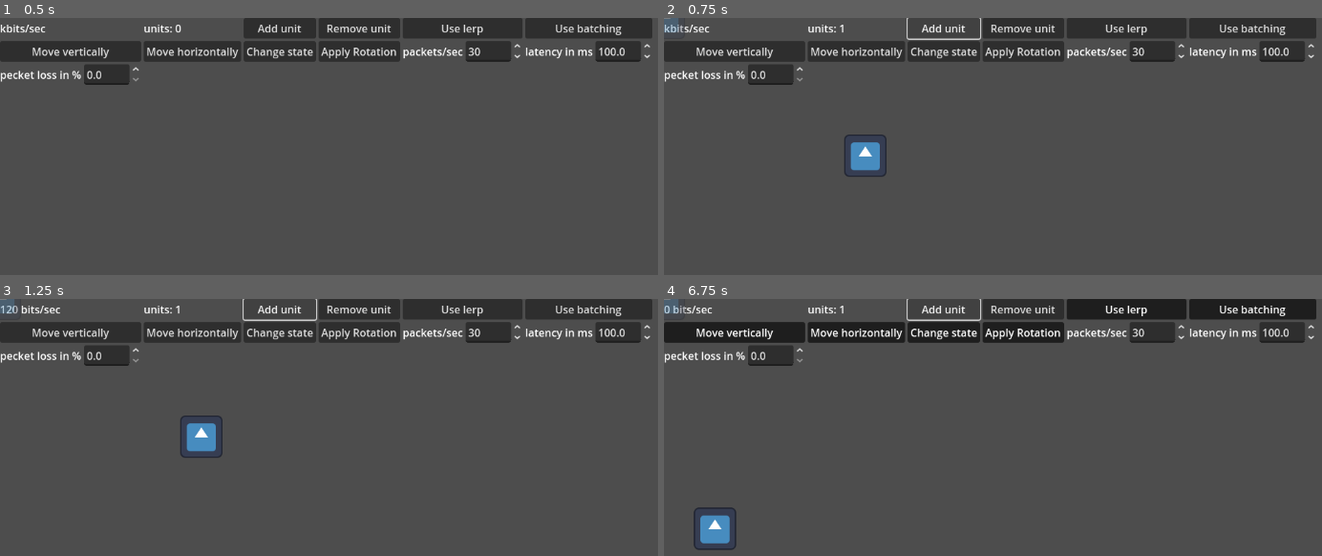
Above: before the commit, frames 1-4 (two rows, left to right).
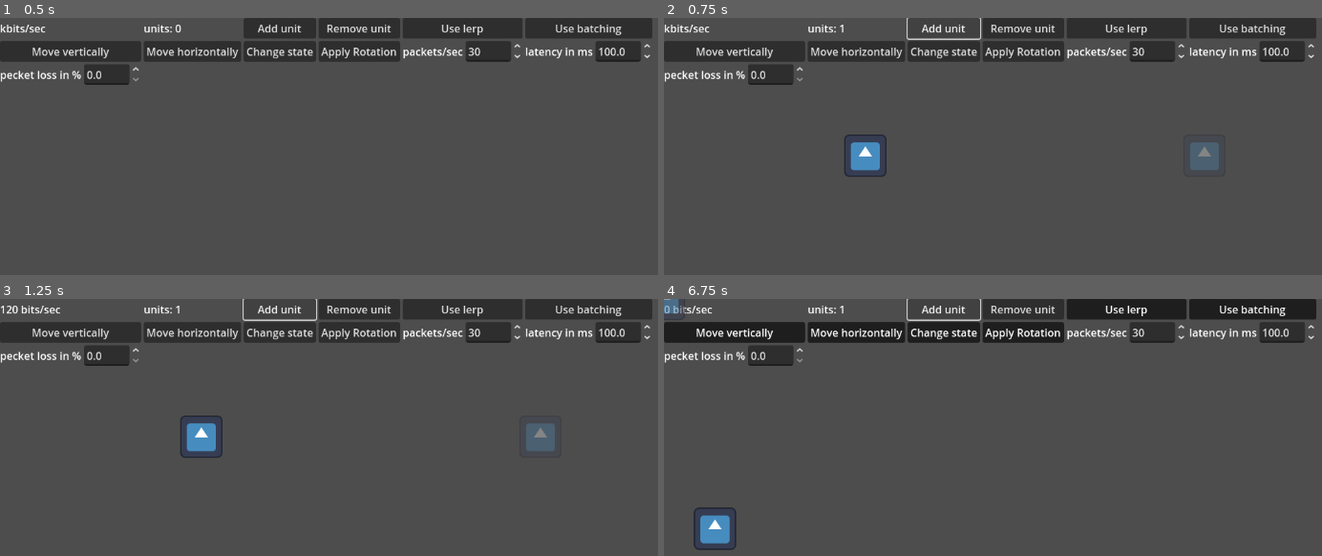
Above: after the commit, the same moments.

Repository: wowtamz/efficient-state-sync
Game: Godot game, scene res://2d/benchmark.tscn
Two runs of this game, one before a commit and one after it. Both use one fixed random seed, a clock stepped at 60 frames per second and the inputs below. The engine's default icon, where the game draws it, is replaced by a stand-in: a white triangle on a blue panel in a dark square.
Inputs:
- Up to frame 1 (0.5 s): no input
- Up to frame 2 (0.75 s): click "Add unit" at 0.5 s
- Up to frame 3 (1.25 s): no input
- Up to frame 4 (6.75 s): click "Remove unit" at 1.25 s; click "Use lerp" at 2 s; click "Use batching" at 2.75 s; click "Move vertically" at 3.5 s; click "Move horizontally" at 4.25 s; click "Change state" at 5 s; click "Apply Rotation" at 5.75 s; click "Add unit" at 6.5 s

Frame 1 is identical in both runs. In frame 2, 0.6% of the frame differs, in the area x 0-85%, y 0-60%; in frame 3, 0.6%; in frame 4, less than 0.1%.

Commit message:
modularized iterpolation code; setting lerp when adding new unit

Diff:
--- a/2d/benchmark.tscn
+++ b/2d/benchmark.tscn
@@ -51,6 +51,7 @@
 	var new_shadow = shadow_scene.instantiate()
 	new_shadow.id = id_counter
 	add_child(new_shadow)
+	new_shadow.set_lerp($ui/b_lerp.button_pressed)
 
 func connect_buttons() -> void:
 	$ui/b_add.connect(\"pressed\", Callable(self, \"spawn_object\"))
--- a/2d/shadow.tscn
+++ b/2d/shadow.tscn
@@ -26,7 +26,7 @@
 var _latency: float = 0.2
 var _packet_loss: float = 0.0
 
-var _lerp: bool = true
+var _lerp: bool = false
 
 func _ready() -> void:
 	set_process(true)
@@ -84,11 +84,17 @@
 
 var _pos_buffer: Array
 var _rot_buffer: Array
+var _state_buffer: Array
+
+var _end_state: int = 0
 
 var _start_pos: Vector2
 var _end_pos: Vector2
-
-var _last_tick: int = 0
+var _last_pos: Vector2
+
+var _last_pos_tick: int = 0
+var _last_rot_tick: int = 0
+var _last_state_tick: int = 0
 var _lerp_progress: float = 0.0
 var _lerp_factor: float = 1.0
 var _lerp_limit: float = 1.0
@@ -98,92 +104,125 @@
 var _start_angle: float
 var _end_angle: float
 
+var _state_progress: float = 0.0
+var _state_progress_factor: float = 1.0
+
 func _ready() -> void:
 	set_process(false)
 
-func _process(delta: float) -> void:
+func update_lerp_pos() -> void:
+	_lerp_progress = 0.0
+	_start_pos = get_parent().position
+
+	while _pos_buffer.size() > 4:
+		_pos_buffer.pop_front()
+
+	if _pos_buffer.is_empty() or _pos_buffer.size() == 1:
+		_lerp_progress = 1.0
+	else:
+		var next_state = _pos_buffer.pop_front()
+		_end_pos = get_data(next_state) + Vector2((get_parent().get_viewport_rect().size.x / 2) - 64, 0)
+		_lerp_factor = 1.0 / float(abs(get_tick(next_state) - _last_pos_tick) % 65536)
+		var delta_t = get_tick(next_state) - _last_pos_tick
+
+		if delta_t > 15:
+			get_parent().position = _end_pos
+			_lerp_progress = 1.0
+		assert(delta_t >= 0)
+		_last_pos_tick = get_tick(next_state)
+		if _pos_buffer.size() == 2:
+			_lerp_factor *= 0.75
+		elif _pos_buffer.size() == 3:
+			_lerp_factor *= 0.9
+		else:
+			_lerp_factor *= 1.0
+
+func process_pos_lerp(delta: float) -> void:
 
 	if _lerp_progress >= _lerp_limit:
-		get_next_state()
-		#go_to_next_lerp_pos()
-
-	if _lerp_angle_progress >= 1.0:
-		get_next_rot()
+		update_lerp_pos()
 
 	var packets_per_sec: float = get_parent().get_parent().send_rate
 	var frames_per_sec: float = 1.0 / delta
 	var steps_per_frame: float = packets_per_sec / frames_per_sec
-
 	_lerp_progress += steps_per_frame * _lerp_factor
-	_lerp_progress = clamp(_lerp_progress, 0.0, _lerp_limit)
-	assert(_lerp_progress <= _lerp_limit)
 	get_parent().position = _start_pos.lerp(_end_pos, _lerp_progress)
 
+func update_lerp_rot() -> void:
+	_lerp_angle_progress = 0.0
+	_start_angle = get_parent().rotation
+
+	while _rot_buffer.size() > 4:
+		_rot_buffer.pop_front()
+
+	if _rot_buffer.is_empty() or _rot_buffer.size() == 1:
+		_lerp_angle_progress = 1.0
+	else:
+		var next_state = _rot_buffer.pop_front()
+		_end_angle = get_data(next_state)
+		_lerp_angle_speed = 1.0 / float(abs(get_tick(next_state) - _last_rot_tick) % 65536)
+		var delta_t = get_tick(next_state) - _last_rot_tick
+
+		if delta_t > 15:
+			get_parent().rotation = _end_angle
+			_lerp_angle_progress = 1.0
+
+		assert(delta_t >= 0)
+		_last_rot_tick = get_tick(next_state)
+
+		if _rot_buffer.size() == 2:
+			_lerp_angle_speed *= 0.75
+		elif _rot_buffer.size() == 3:
+			_lerp_angle_speed *= 0.9
+		else:
+			_lerp_angle_speed *= 1.0
+
+func process_rot_lerp(delta: float) -> void:
+	if _lerp_angle_progress >= 1.0:
+		update_lerp_rot()
+
+	var packets_per_sec: float = get_parent().get_parent().send_rate
+	var frames_per_sec: float = 1.0 / delta
+	var steps_per_frame: float = packets_per_sec / frames_per_sec
 	_lerp_angle_progress += steps_per_frame * _lerp_angle_speed
 	get_parent().rotation = lerp_angle(_start_angle, _end_angle, _lerp_angle_progress)
 
-func begin_lerp_to(pos: Vector2, duration: float) -> void:
-	_lerp_progress = 0.0
-	_start_pos = get_parent().position
-	_end_pos = pos
-
-func get_next_state() -> void:
-
-	_lerp_progress = 0.0
-	_start_pos = get_parent().position
-
-	var next_state = null
-
-	var n = _pos_buffer.size()
-
-	if _pos_buffer.is_empty():
-		_lerp_progress = 1.0
-		print(\"waiting for state\")
-		return
-	elif n >= 1 and n <= 2:
-		_lerp_factor = 0.25
-		next_state = _pos_buffer.pop_front()
-	elif n == 3:
-		_lerp_factor = 0.8
-		next_state = _pos_buffer.pop_front()
-	else:
-		var index = n - 3
-		next_state = _pos_buffer.pop_at(index)
-		_lerp_factor = 1.0 / float(abs(get_tick(next_state) - _last_tick) % 65536)
-		# Erase previous states
-		for i in range(index):
-			_pos_buffer.pop_front()
-
-	if next_state:
-		_last_tick = get_tick(next_state)
-		_end_pos = get_pos_array(next_state) + Vector2((get_parent().get_viewport_rect().size.x / 2) - 64, 0)
-
-func get_next_rot() -> void:
-	_lerp_angle_progress = 0.0
-	_start_angle = get_parent().rotation
-
-	var next_state = null
-
-	var n = _rot_buffer.size()
-
-	if _rot_buffer.is_empty():
-		_lerp_progress = 1.0
-		return
-	elif n >= 1 and n <= 2:
-		_lerp_angle_speed = 0.25
-	elif n == 3:
-		_lerp_angle_speed = 0.8
-	else:
-		var index = n - 3
-		next_state = _rot_buffer.pop_at(index)
-		_lerp_factor = 1.0 / float(abs(get_tick(next_state) - _last_tick) % 65536)
-		# Erase previous states
-		for i in range(index):
-			_rot_buffer.pop_front()
-
-	if next_state:
-		_last_tick = get_tick(next_state)
-		_end_angle = get_rot_array(next_state)
+func process_state_switch(delta: float) -> void:
+	if _state_progress >= 1.0:
+		get_parent().set_state(_end_state)
+		_state_progress = 0.0
+		while _state_buffer.size() > 4:
+			_state_buffer.pop_front()
+
+		if _state_buffer.is_empty() or _state_buffer.size() == 1:
+			_state_progress = 1.0
+		else:
+			var next_state = _state_buffer.pop_front()
+			_state_progress_factor = 1.0 / float(abs(get_tick(next_state) - _last_state_tick) % 65536)
+			_last_state_tick = get_tick(next_state)
+			_end_state = get_data(next_state)
+			var delta_t = get_tick(next_state) - _last_state_tick
+
+			if delta_t > 15:
+				get_parent().set_state(_end_state)
+				_state_progress_factor = 1.0
+
+			if _state_buffer.size() == 2:
+				_state_progress_factor *= 0.75
+			elif _state_buffer.size() == 3:
+				_state_progress_factor *= 0.9
+			else:
+				_state_progress_factor *= 1.0
+
+	var packets_per_sec: float = get_parent().get_parent().send_rate
+	var frames_per_sec: float = 1.0 / delta
+	var steps_per_frame: float = packets_per_sec / frames_per_sec
+	_state_progress += steps_per_frame * 1.0
+
+func _process(delta: float) -> void:
+	process_pos_lerp(delta)
+	process_rot_lerp(delta)
+	process_state_switch(delta)
 
 func on_new_snapshot(state_data: StateData) -> void:
 	var prev_t = get_tick(_pos_buffer.back()) if not _pos_buffer.is_empty() else -1
@@ -198,39 +237,30 @@
 			[t, get_rot_state_data(state_data)]
 		)
 
-	# Set initial position
-	if not is_processing() and _pos_buffer.size() > 2:
-		print(\"initialized position\")
-		var init_pos = _pos_buffer.pop_front()
-		var init_rot = _rot_buffer.pop_front()
-		var pos = get_pos_array(init_pos)
-		var rot = get_rot_array(init_rot)
-		set_parent_pos(pos)
-		set_parent_rot(rot)
-		set_process(true)
-
-func set_parent_pos(vec: Vector2) -> void:
-	get_parent().position = vec
-
-func set_parent_rot(val: float) -> void:
-	get_parent().rotation = val
+		_state_buffer.append(
+			[t, get_state_data(state_data)]
+		)
 
 func get_pos_state_data(data: StateData) -> Vector2:
 	var x = data.get_value(StateData2D.POS_X)
 	var y = data.get_value(StateData2D.POS_Y)
-	return Vector2(x if x else get_parent().position.x, y if y else get_parent().position.y)
+
+	_last_pos = Vector2(x if x else _last_pos.x, y if y else _last_pos.y)
+
+	return Vector2(x if x else _last_pos.x, y if y else _last_pos.y)
 
 func get_rot_state_data(data: StateData) -> float:
 	var val = data.get_value(StateData2D.ROT)
 	return val if val else get_parent().rotation
 
+func get_state_data(data: StateData) -> int:
+	var val = data.get_value(StateData.STATE)
+	return val if val else get_parent().state
+
 func get_tick(array: Array) -> int:
 	return array.get(0)
 
-func get_pos_array(array: Array) -> Vector2:
-	return array.get(1)
-
-func get_rot_array(array: Array) -> float:
+func get_data(array: Array) -> Variant:
 	return array.get(1)
 "
 
